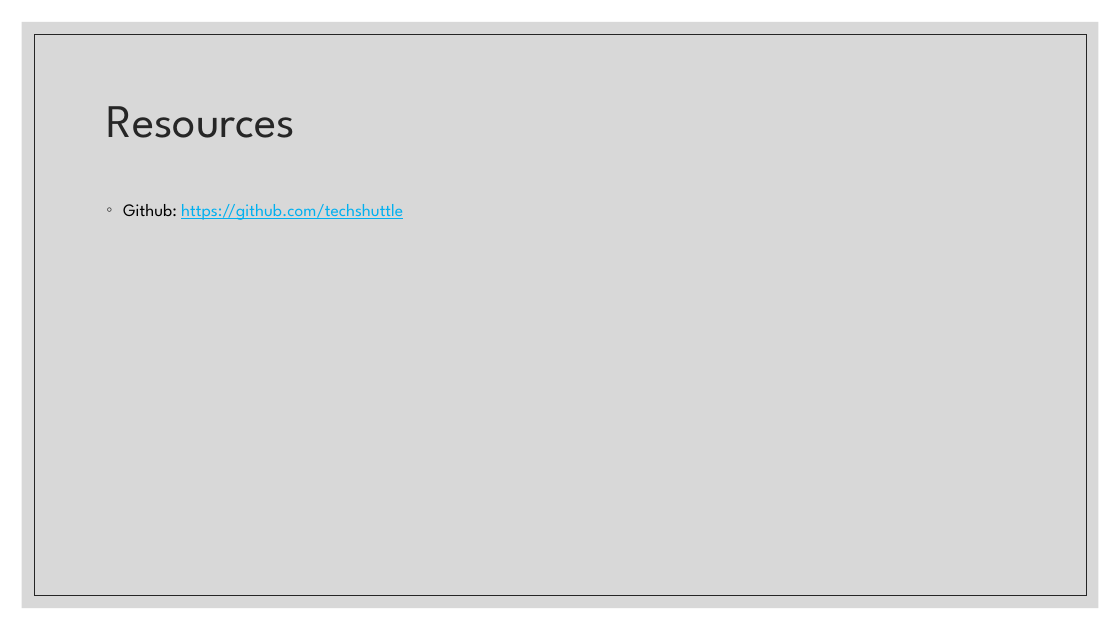
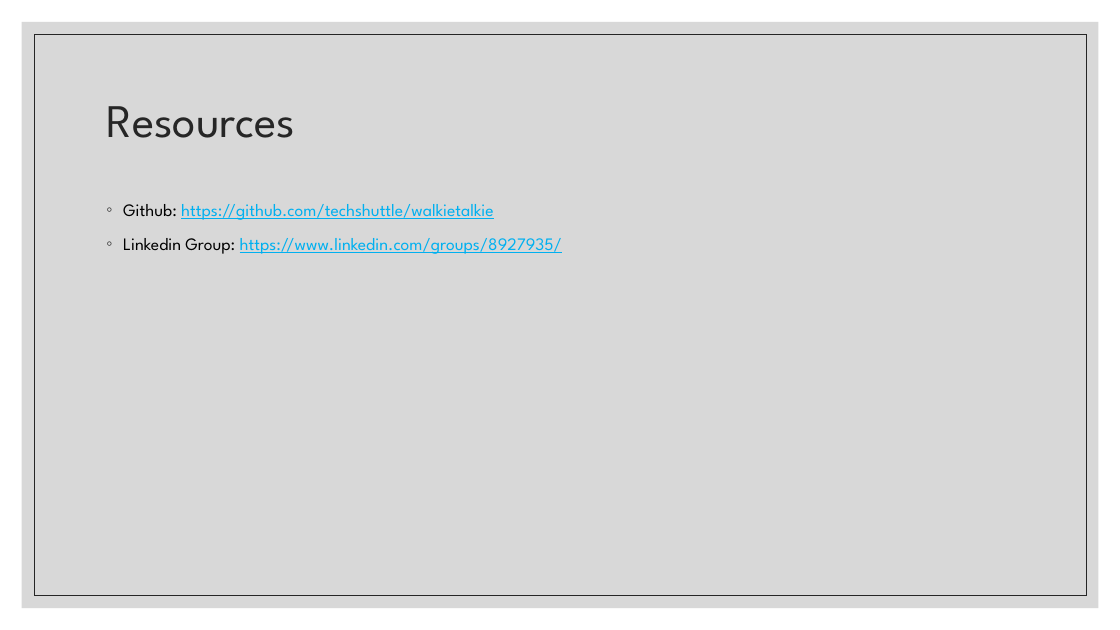
Before and after one commit to techshuttle/walkietalkie, a slide deck: slide 4 of slides/Tech shuttle Introduction.pptx. Drawn at 1120x630 pixels with LibreOffice and Linux fonts; fonts in the diff are those of the drawing. Boxes give left, top, right and bottom in pixels: in the first picture for what was removed or moved away, otherwise in the second. Text is boxed around its words. In the diff, an @@ line names an element or a change of style, - is before the commit and + after.

```diff
--- a/slides/Tech shuttle Introduction.pptx
+++ b/slides/Tech shuttle Introduction.pptx
@@ text at [123,204,562,254]: text changed @@
-◦ Github: https://github.com/techshuttle
+◦ Github: https://github.com/techshuttle/walkietalkie
+◦ Linkedin Group: https://www.linkedin.com/groups/8927935/
```
Also in this commit, not shown: 1 slide added, 1 slide removed, 1 other file.
